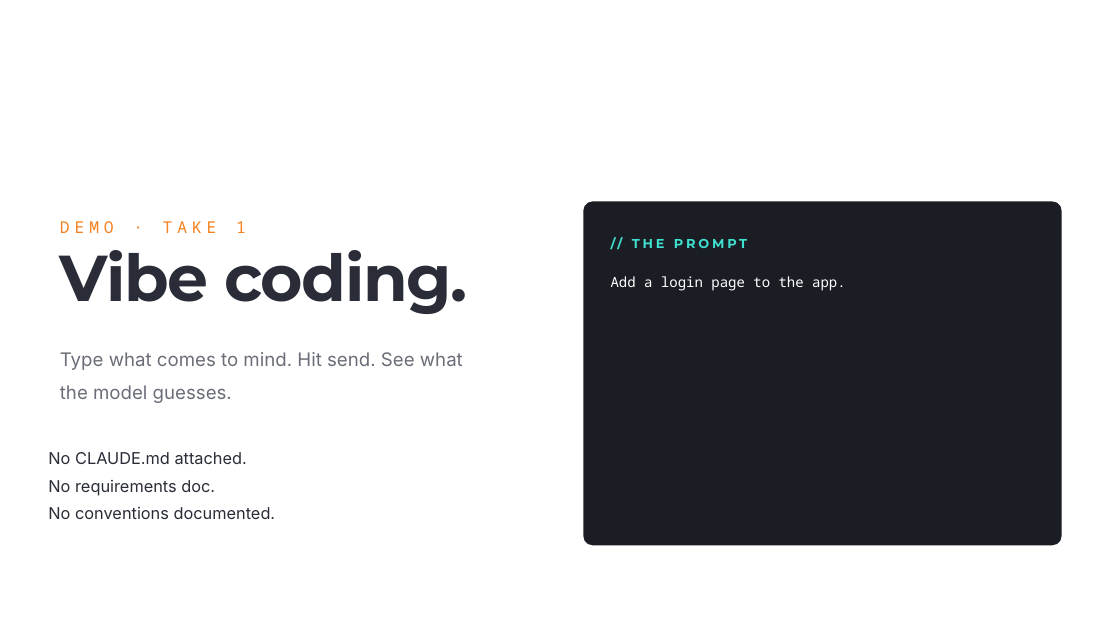
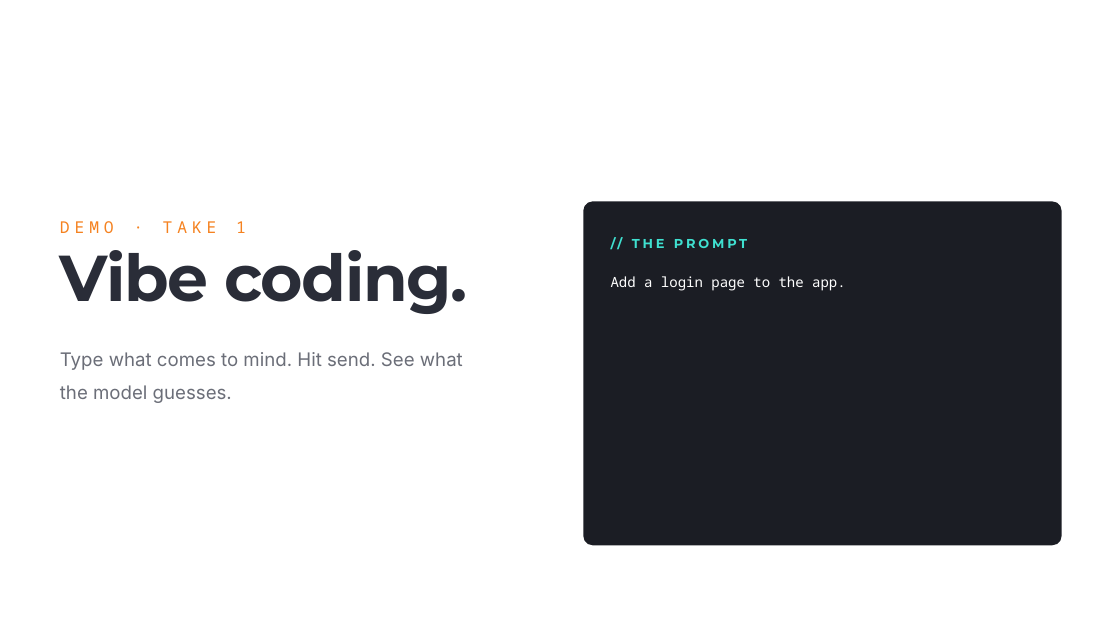
Before and after one commit to chriskehayias/ContextEngineering, a slide deck: slide 18 of schedule/02-vibe-coding-vs-context-engineering/02-vibe-coding-vs-context-engineering.pptx (slide 17 before the commit). Drawn at 1120x630 pixels with LibreOffice and Linux fonts; fonts in the diff are those of the drawing. Boxes give left, top, right and bottom in pixels: in the first picture for what was removed or moved away, otherwise in the second. Text is boxed around its words. In the diff, an @@ line names an element or a change of style, - is before the commit and + after.

```diff
--- a/schedule/02-vibe-coding-vs-context-engineering/02-vibe-coding-vs-context-engineering.pptx
+++ b/schedule/02-vibe-coding-vs-context-engineering/02-vibe-coding-vs-context-engineering.pptx
@@ text removed at (48,452,276,519) @@
-No CLAUDE.md attached.
-No requirements doc.
-No conventions documented.
```
Also in this commit, not shown: 7 other slides changed, 2 slides added, 1 slide removed, 4 other files.
